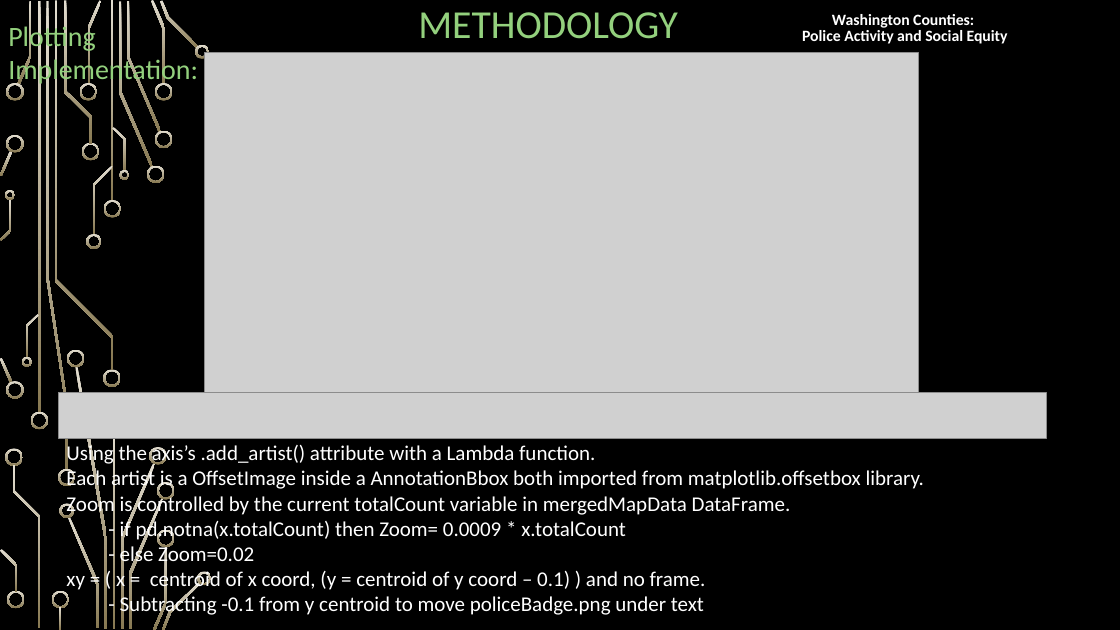
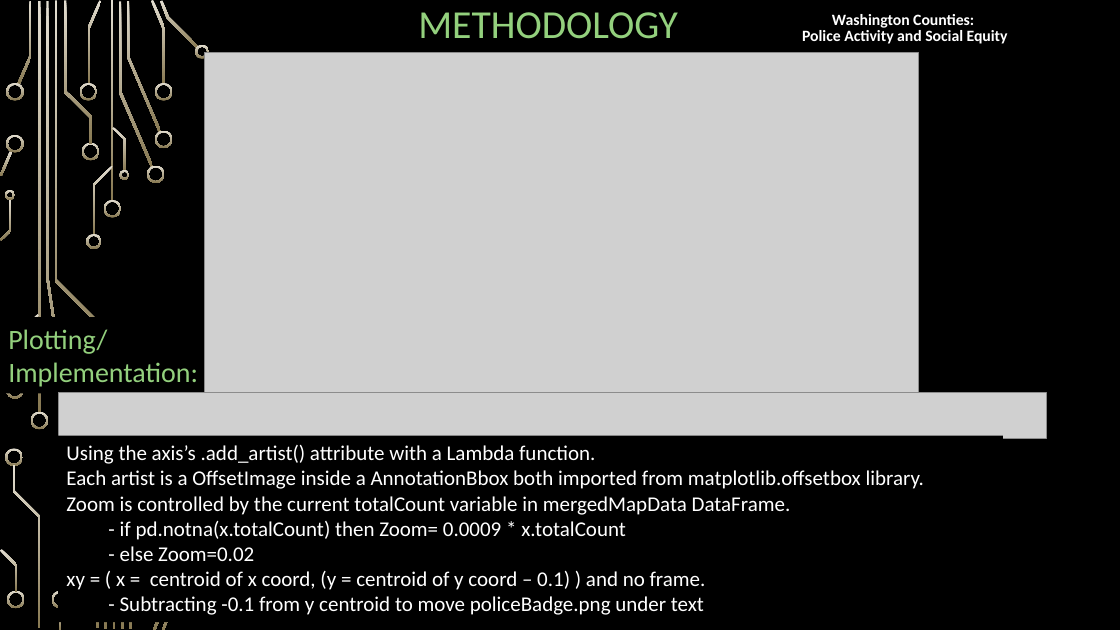
Before and after one commit to nood-leog/CS445-Group, a slide deck: slide 26 of Final Presentation Slides.pptx (slide 25 before the commit). Drawn at 1120x630 pixels with LibreOffice and Linux fonts; fonts in the diff are those of the drawing; grey boxes stand for pictures; background and template pictures are left out. Boxes give left, top, right and bottom in pixels: in the first picture for what was removed or moved away, otherwise in the second. Text is boxed around its words. In the diff, an @@ line names an element or a change of style, - is before the commit and + after.

```diff
--- a/Final Presentation Slides.pptx
+++ b/Final Presentation Slides.pptx
@@ text at (8, 329, 198, 387): text changed @@
-Plotting Implementation:
+Plotting/
+Implementation:
@@ rectangle "Using the axis’s .add_artist() attribute ...": place and size @@
-rectangle "Using the axis’s .add_artist() attribute ..." at (66, 443, 924, 618)
+rectangle "Using the axis’s .add_artist() attribute ..." at (58, 436, 1003, 623)
@@ rectangle "Using the axis’s .add_artist() attribute ..." at (58, 436, 1003, 623): fill none to #000000 @@
@@ group removed at (22, 350, 212, 585): 8 freeform shapes @@
```
Also in this commit, not shown: 17 other slides changed, 1 slide added.
